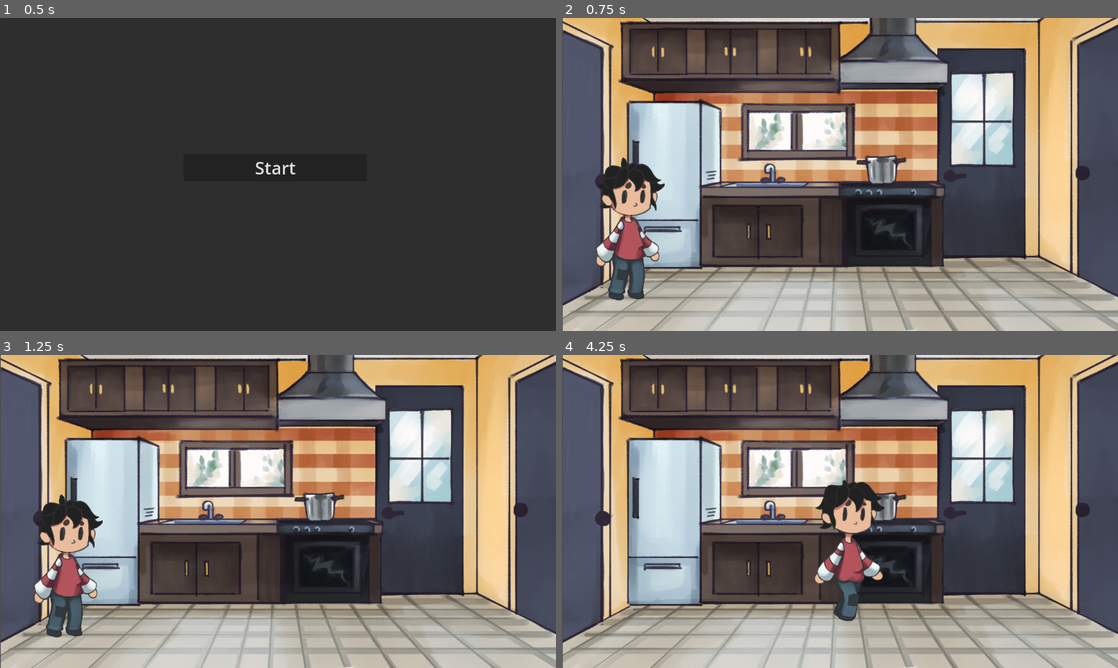
Above: before the commit, frames 1-4 (two rows, left to right).
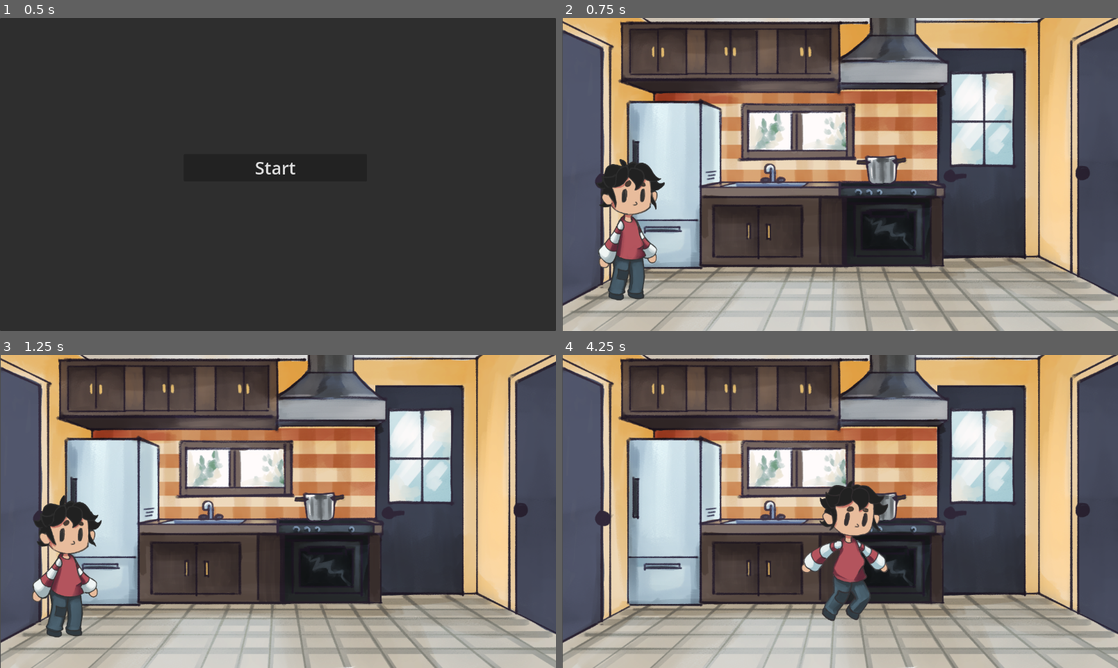
Above: after the commit, the same moments.

Repository: straysailor/toybox-gamejam-2025
Game: Godot game, scene res://scenes/main_menu.tscn
The game is run twice, just before and just after one commit, with the same random seed, the same clock (stepped at 60 frames per second) and the same inputs.
Inputs:
- Up to frame 1 (0.5 s): no input
- Up to frame 2 (0.75 s): click "Start" at 0.5 s
- Up to frame 3 (1.25 s): no input
- Up to frame 4 (4.25 s): tap Enter (ui_accept) at 1.25, 1.52, 2.27, 3.77 s; hold W (interact) 1.28-2.03 s; hold Right (ui_right) 1.28-2.78 s; tap W (interact) at 2.1, 3.6 s; hold Left (ui_left) 2.78-3.53 s; hold W (interact) 2.78-3.53 s; hold Right (ui_right) from 3.53 s (still down)

Frame 1 is identical in both runs. In frame 2, 0.7% of the frame differs, in the area x 6-19%, y 44-89%; in frame 3, 0.6%; in frame 4, 2.5%, in the area x 43-59%, y 40-86%.

Commit message:
Added kid jump animation.

Diff:
--- a/scenes/player.tscn
+++ b/scenes/player.tscn
@@ -1,7 +1,8 @@
-[gd_scene load_steps=16 format=3 uid="uid://ckudr8chj1kgo"]
+[gd_scene load_steps=18 format=3 uid="uid://ckudr8chj1kgo"]
 
 [ext_resource type="Script" uid="uid://dtuu2sjmyewwm" path="res://scripts/player_input.gd" id="1_g2els"]
 [ext_resource type="Texture2D" uid="uid://b007lx2bmbkpv" path="res://assets/kid_walk_idle_sprite_sheet.png" id="2_g2els"]
+[ext_resource type="Texture2D" uid="uid://bxefhas877wtg" path="res://assets/kid_jump_sprite.png" id="3_qhqgy"]
 
 [sub_resource type="AtlasTexture" id="AtlasTexture_qhqgy"]
 atlas = ExtResource("2_g2els")
@@ -14,6 +15,10 @@
 [sub_resource type="AtlasTexture" id="AtlasTexture_qlg0r"]
 atlas = ExtResource("2_g2els")
 region = Rect2(1024, 512, 512, 512)
+
+[sub_resource type="AtlasTexture" id="AtlasTexture_f1ej7"]
+atlas = ExtResource("3_qhqgy")
+region = Rect2(0, 0, 512, 512)
 
 [sub_resource type="AtlasTexture" id="AtlasTexture_tuyoq"]
 atlas = ExtResource("2_g2els")
@@ -68,6 +73,14 @@
 }, {
 "frames": [{
 "duration": 1.0,
+"texture": SubResource("AtlasTexture_f1ej7")
+}],
+"loop": true,
+"name": &"jump",
+"speed": 5.0
+}, {
+"frames": [{
+"duration": 1.0,
 "texture": SubResource("AtlasTexture_tuyoq")
 }, {
 "duration": 1.0,
@@ -107,9 +120,7 @@
 [node name="AnimatedSprite2D" type="AnimatedSprite2D" parent="."]
 position = Vector2(2, -26)
 sprite_frames = SubResource("SpriteFrames_f1ej7")
-animation = &"idle"
-frame = 2
-frame_progress = 1.0
+animation = &"walk"
 
 [node name="CollisionShape2D" type="CollisionShape2D" parent="."]
 position = Vector2(1, -9)
--- a/scripts/player_input.gd
+++ b/scripts/player_input.gd
@@ -30,14 +30,19 @@
 			sprites.flip_h = true
 		else:
 			sprites.flip_h = false
-
-		sprites.play("walk")
+		if is_on_floor():
+			sprites.play("walk")
+		else:
+			sprites.play("jump")
 
 		velocity.x = direction * SPEED
 	else:
 		if facing == "right":
 			sprites.flip_h = true
-		sprites.play("idle")
+		if is_on_floor():
+			sprites.play("idle")
+		else:
+			sprites.play("jump")
 		velocity.x = move_toward(velocity.x, 0, SPEED)
 
 	move_and_slide()
